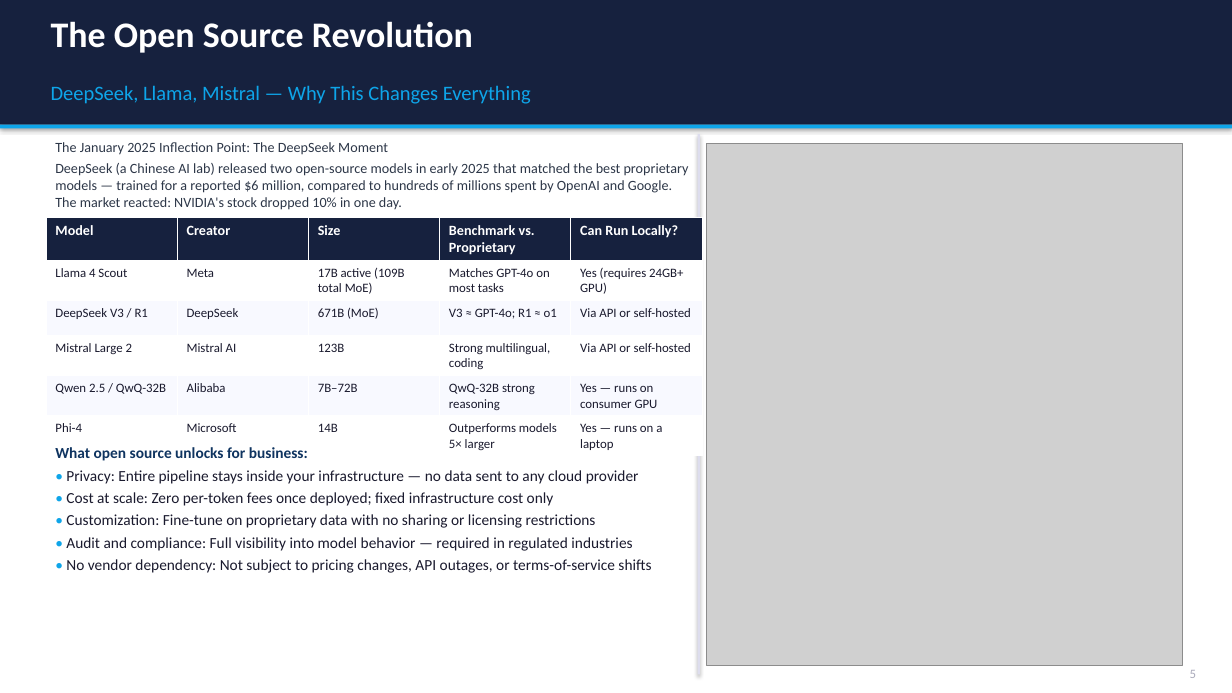
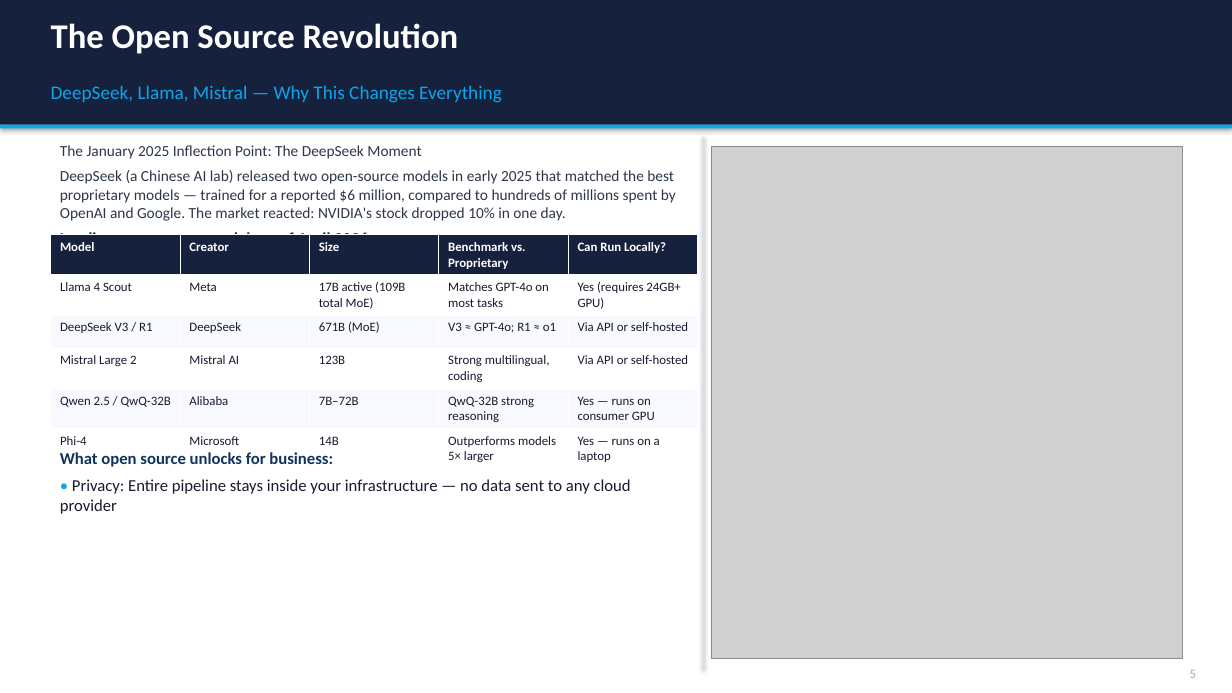
Before and after one commit to appjr/GenAIForBusinessOnline, a slide deck: slide 6 of Class 11/Week11_AI_Trends_Slides.pptx. Drawn at 1232x693 pixels with LibreOffice and Linux fonts; fonts in the diff are those of the drawing; grey boxes stand for pictures. Boxes give left, top, right and bottom in pixels: in the first picture for what was removed or moved away, otherwise in the second. Text is boxed around its words. In the diff, an @@ line names an element or a change of style, - is before the commit and + after.

```diff
--- a/Class 11/Week11_AI_Trends_Slides.pptx
+++ b/Class 11/Week11_AI_Trends_Slides.pptx
@@ text "The Open Source Revolution" at bbox=[51, 23, 459, 54]: size 28 to 27 pt @@
@@ text "DeepSeek, Llama, Mistral — Why ..." at bbox=[51, 85, 502, 103]: size 16 to 15 pt @@
@@ text "The January 2025 Inflection Point: ..." at bbox=[60, 145, 676, 249]: size 11 to 12 pt in "The January 2025 Inflection Point: The DeepSeek ...", "DeepSeek (a Chinese AI lab) released two ..."; size 12 to 13 pt in "Leading open-source models as of April 2026:"; more space between paragraphs @@
@@ rectangle: place and size @@
-rectangle at bbox=[698, 134, 701, 675]
+rectangle at bbox=[702, 137, 704, 668]
@@ picture: place and size @@
-picture at bbox=[707, 143, 1183, 665]
+picture at bbox=[712, 146, 1183, 659]
@@ table at bbox=[51, 235, 698, 466] @@
@@ size 11 to 10 pt in "Model", "Creator", "Size", "Benchmark vs. Proprietary" and 1 more places @@
@@ table: place and size @@
-table at bbox=[46, 217, 702, 454]
+table at bbox=[51, 235, 698, 466]
@@ text "What open source unlocks for ..." at bbox=[60, 452, 631, 514]: size 12 to 13 pt; more space between paragraphs @@
@@ text at bbox=[66, 492, 651, 573]: paragraphs removed @@
-• Cost at scale: Zero per-token fees once deployed; fixed infrastructure cost only
-• Customization: Fine-tune on proprietary data with no sharing or licensing restrictions
-• Audit and compliance: Full visibility into model behavior — required in regulated industries
-• No vendor dependency: Not subject to pricing changes, API outages, or terms-of-service shifts
```
Also in this commit, not shown: 31 other slides changed, 13 other files.
